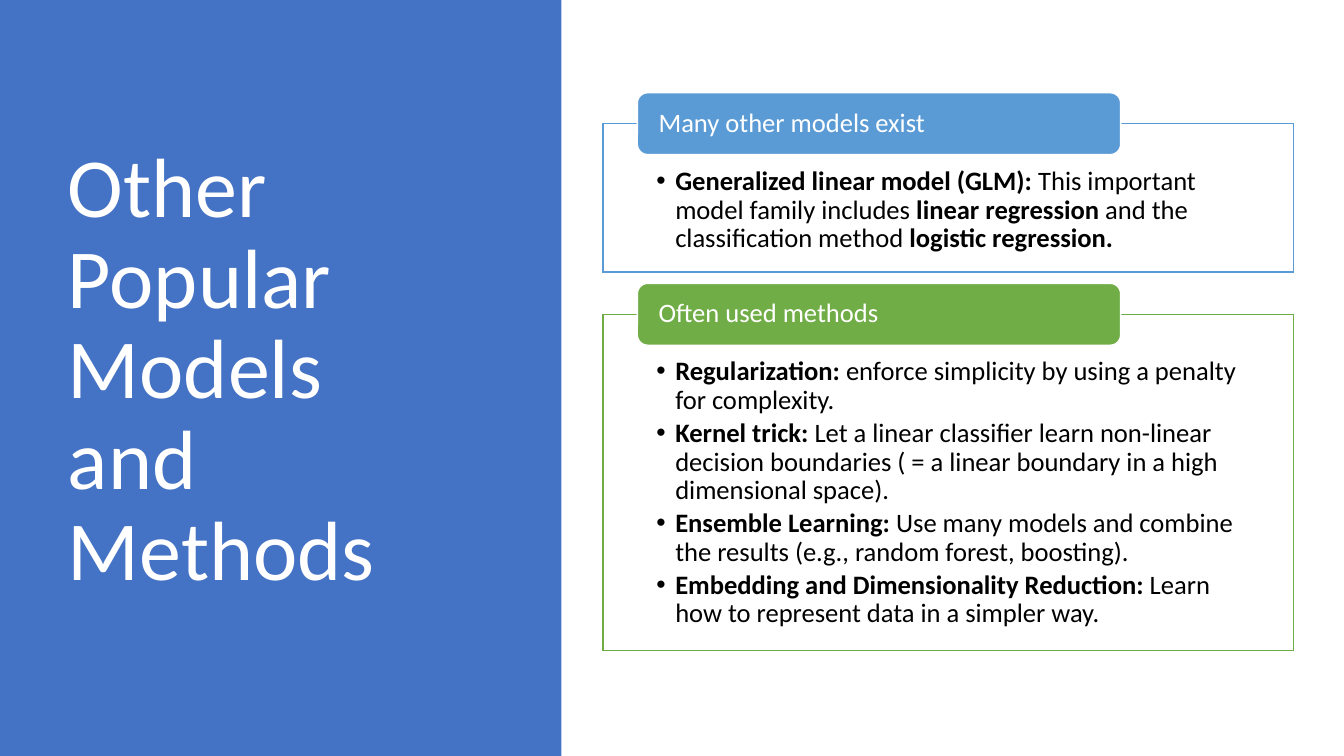
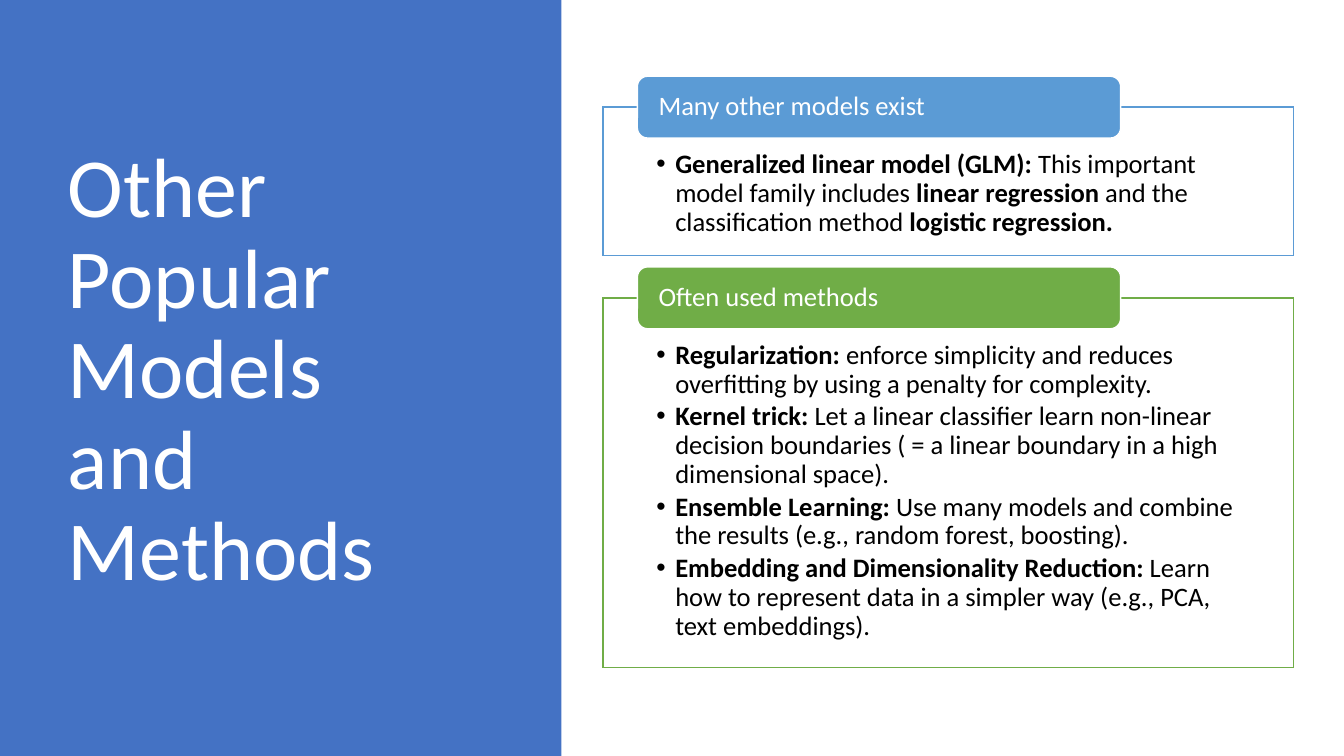
Before and after one commit to mhahsler/CS7320-AI, a slide deck: slide 33 of slides/19_ML_intro.pptx (slide 32 before the commit). Drawn at 1344x756 pixels with LibreOffice and Linux fonts; fonts in the diff are those of the drawing. Boxes give left, top, right and bottom in pixels: in the first picture for what was removed or moved away, otherwise in the second. Text is boxed around its words. In the diff, an @@ line names an element or a change of style, - is before the commit and + after.

```diff
--- a/slides/19_ML_intro.pptx
+++ b/slides/19_ML_intro.pptx
@@ 3 texts, 2 rounded rectangles, 1 rectangle: place and size @@
-3 texts, 2 rounded rectangles, 1 rectangle at (603,93,1294,345)
+3 texts, 2 rounded rectangles, 1 rectangle at (603,77,1294,329)
@@ text "Regularization: enforce simplicity and reduces ...": place and size @@
-text "Regularization: enforce simplicity and reduces ..." at (675,361,1236,627)
+text "Regularization: enforce simplicity and reduces ..." at (675,345,1232,640)
@@ rectangle: place and size @@
-rectangle at (603,315,1294,651)
+rectangle at (603,297,1294,667)
@@ text at (675,345,1173,398): text changed @@
-  • Regularization: enforce simplicity by using a penalty for complexity.
+  • Regularization: enforce simplicity and reduces overfitting by using a penalty for complexity.
@@ text at (675,558,1210,640): text changed @@
-  • Embedding and Dimensionality Reduction: Learn how to represent data in a simpler way.
+  • Embedding and Dimensionality Reduction: Learn how to represent data in a simpler way (e.g., PCA, text embeddings).
```
Also in this commit, not shown: 13 other slides changed, 1 slide added, 1 other file.
